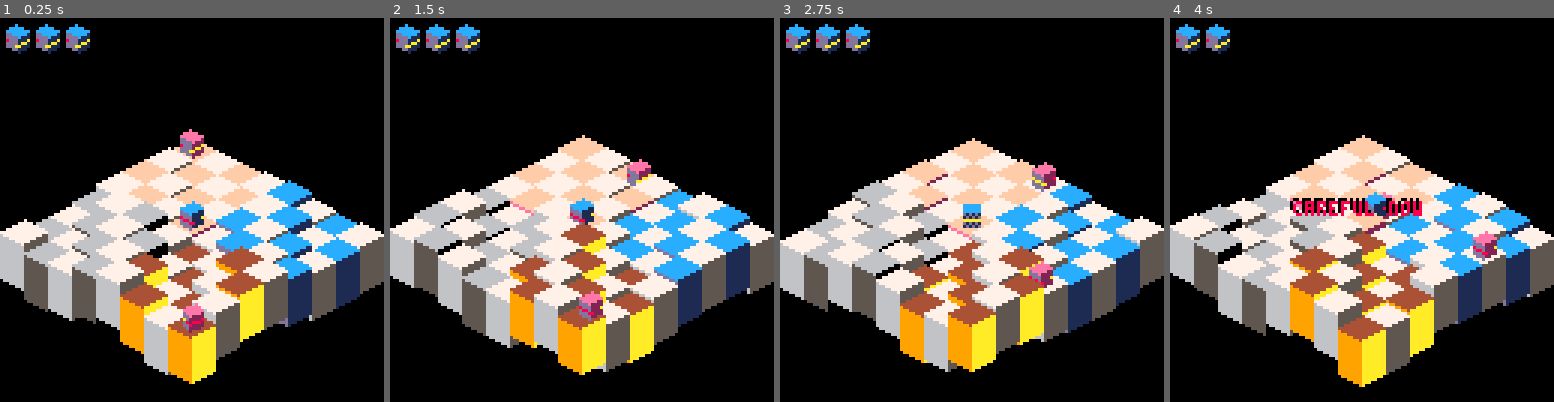
Above: before the commit, frames 1-4 (left to right).
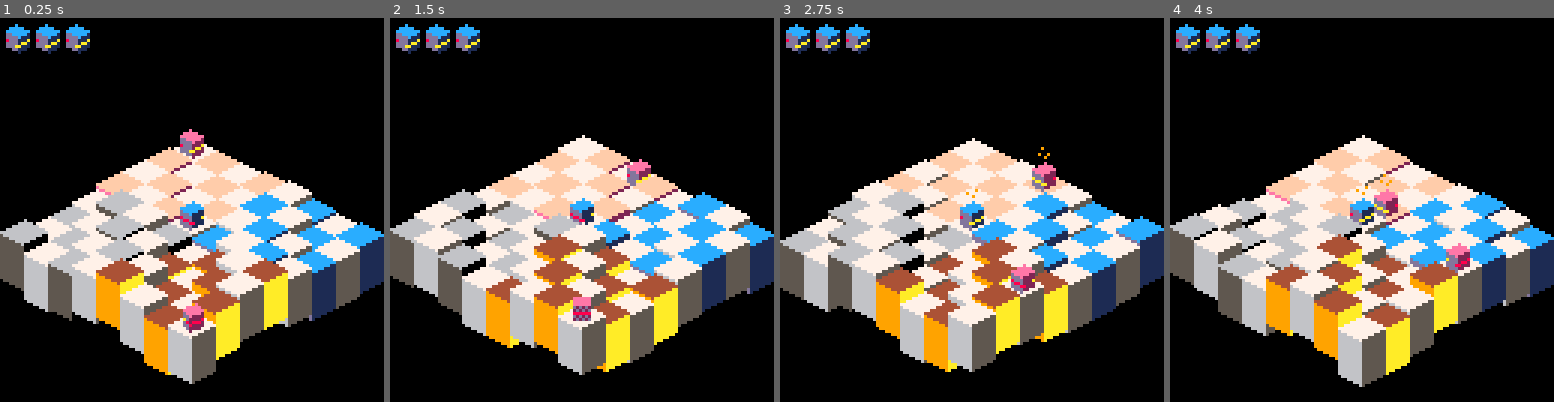
Above: after the commit, the same moments.

Repository: erwinbonsma/BumbleBotsPico8
Game: PICO-8 cartridge rolmops.p8
Same seed, same stepped clock (60 frames per second), same inputs: the game is played once before the commit and once after it.
Inputs:
- Up to frame 1 (0.25 s): no input
- Up to frame 2 (1.5 s): no input
- Up to frame 3 (2.75 s): hold Right 1.6-2.1 s; hold Up 2.15-2.42 s; hold Right from 2.47 s (still down)
- Up to frame 4 (4 s): release Right at 3.03 s; hold Left 3.08-3.58 s; hold Down 3.63-3.97 s

The runs differ from the first frame. In frame 1, 36% of the frame differs, in the area x 0-100%, y 32-96%; in frame 2, 37%; in frame 3, 37%; in frame 4, 38%, in the area x 0-100%, y 1-97%.

Commit message:
Showing dazed status visually
Now showing animated dazed bugs when a mover is dazed.
Dazed now also applies to the player, who cannot move while being dazed.

Diff:
--- a/rolmops.p8
+++ b/rolmops.p8
@@ -201,14 +201,13 @@
 
     if unit.tiletype!=0 then
      if (i%2)==0 then
-      pal()
-     else
       c=tilecolors[unit.tiletype]
       pal(5,c[1])
       pal(6,c[2])
       pal(7,c[3])
      end
      spr(0,x,y,2,3)
+     pal()
     end
 
     for mover in all(unit.movers) do
@@ -248,6 +247,7 @@
  o.mov_max=4*o.mov_del
 
  o.drop_speed=1
+ o.dazed=0
 
  return o
 end
@@ -258,6 +258,10 @@
 
 function mover:moving()
  return self.mov_dir!=0
+end
+
+function mover:is_dazed()
+ return self.dazed>0
 end
 
 function mover:heading()
@@ -269,8 +273,19 @@
  local dx=0
  local dy=0
  if r>9 then
+  --invert rear/front lights
   pal(8,10)
   pal(10,8)
+ end
+ if self:is_dazed() then
+  --show animated dazed "bugs"
+  local c=band(self.dazed,4)/4
+  palt(5+c,true)
+  pal(6-c,9)
+ else
+  --hide dazed "bugs"
+  palt(5,true)
+  palt(6,true)
  end
  if self:moving() then
   local h=self:heading()
@@ -309,6 +324,10 @@
 end --mover:draw()
 
 function mover:update()
+ if self.dazed>0 then
+  self.dazed-=1
+ end
+
  if self:turning() then
   self.rot+=self.rot_dir+self.rot_max
   self.rot%=self.rot_max
@@ -353,7 +372,7 @@
 end --mover:update()
 
 function mover:bump()
- --noop
+ self.dazed=20
 end
 
 player={}
@@ -382,7 +401,8 @@
 
  if (
   not self:moving() and
-  not self:turning()
+  not self:turning() and
+  not self:is_dazed()
  ) then
   if self.nxt_rot_dir!=nil then
    self.rot_dir=self.nxt_rot_dir
@@ -406,6 +426,7 @@
 end --update()
 
 function player:bump()
+ mover.bump(self)
  sfx(0)
 end
 
@@ -416,8 +437,6 @@
  o=mover.new(self,o)
  local o=setmetatable(o,self)
  self.__index=self
-
- o.dazed=0
 
  return o
 end
@@ -430,38 +449,34 @@
 end
 
 function enemy:update()
- if self.dazed>0 then
-  self.dazed-=1
- end
-
  if self.unit==game.player.unit then
   game:signal_death()
  end
 
- if (
-  not self:moving() and
-  not self:turning()
- )
- then
-  local best_rotdir=0
-  local best_score=nil
-  for rotdir=-1,1 do
-   local h=(self:heading()+rotdir+4)%4
-   local s=self:heading_score(h)
-   if best_score==nil or s>best_score then
-    best_rotdir=rotdir
-    best_score=s
+ if not self:is_dazed() then
+  if (
+   not self:moving() and
+   not self:turning()
+  )
+  then
+   --to turn or not to turn?
+   local best_rotdir=0
+   local best_score=nil
+   for rotdir=-1,1 do
+    local h=(self:heading()+rotdir+4)%4
+    local s=self:heading_score(h)
+    if best_score==nil or s>best_score then
+     best_rotdir=rotdir
+     best_score=s
+    end
    end
-  end
-
-  self.rot_dir=best_rotdir
- end
-
- if (
-  not self:turning() and
-  self.dazed<=0
- ) then
-  self.mov_dir=1
+
+   self.rot_dir=best_rotdir
+  end
+
+  if not self:turning() then
+   self.mov_dir=1
+  end
  end
 
  mover.update(self)
@@ -503,7 +518,8 @@
 end --enemy:heading_score
 
 function enemy:bump()
- self.dazed=10+flr(rnd(20))
+ mover.bump(self)
+ self.dazed+=flr(rnd(20))-10
 end
 
 function new_game()
@@ -695,10 +711,10 @@
 0000000000000000000000000000000000000eddd2d00000000eeddddd2220000000000000000000000000000000000000000000000000000000000000000000
 00000000000000000000000000000000000000000000000000000eddd2d000000000000000000000000000000000000000000000000000000000000000000000
 00000000000000000000000000000000000000000000000000000000000000000000000000000000000000000000000000000000000000000000000000000000
-00000000000000000000000000000000000000000000000000000000000000000000000000000000000000000000000000000000000000000000000000000000
-00000000000000000000000000000000000000000000000000000000000000000000000000000000000000000000000000000000000000000000000000000000
-00000000000000000000000000000000000000000000000000000000000000000000000000000000000000000000000000000000000000000000000000000000
-00000000000000000000000000000000000000000000000000000000000000000000000000000000000000000000000000000000000000000000000000000000
+00065000000000000000000000000000000000000000000000000000000000000000000000000000000000000000000000000000000000000000000000000000
+00000000000000000000000000000000000000000000650000000000000000000000000000000000000000000000000000000000000000000000000000000000
+00605600000000000000000000000000000000000056000000000000000000000000000000000000000000000000000000000000000000000000000000000000
+00506500000000000000000000000000000000000000560000000000000000000000000000000000000000000000000000000000000000000000000000000000
 00000000000000000000000000000000000000000000000000000000000000000000000000000000000000000000000000000000000000000000000000000000
 0000c00000000c000000000000c00000000c00000000c00000000c000000000000c00000000c0000000000000000000000000000000000000000000000000000
 00ccccc000ccccc00cccccc00ccccc000ccccc0000ccccc000ccccc00cccccc00ccccc000ccccc00000000000000000000000000000000000000000000000000
